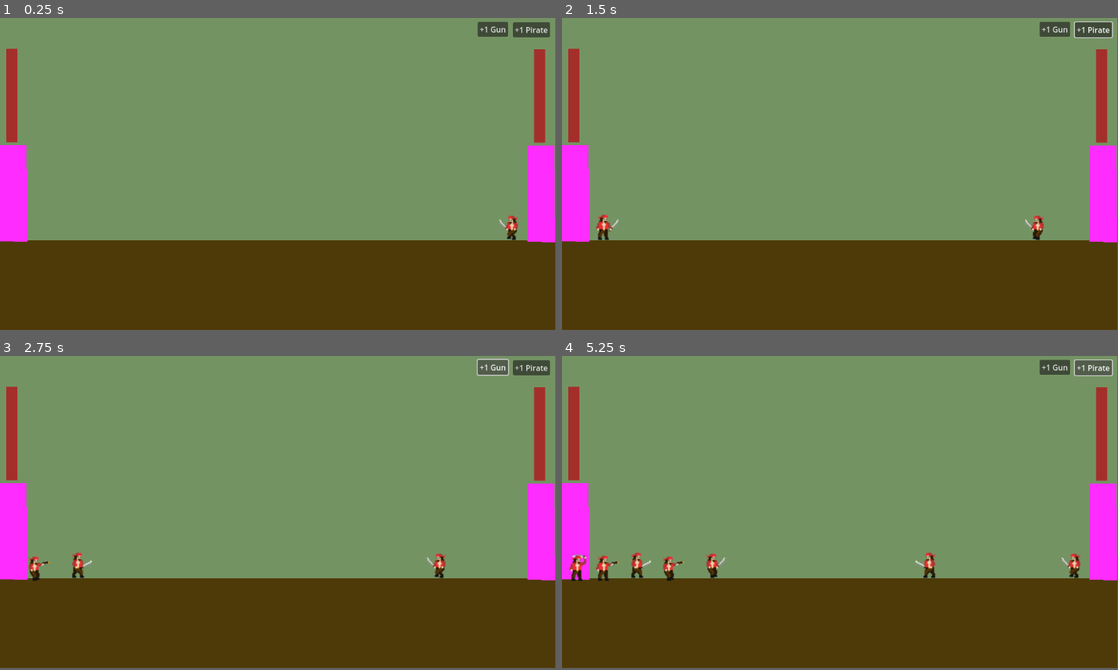
Above: before the commit, frames 1-4 (two rows, left to right).
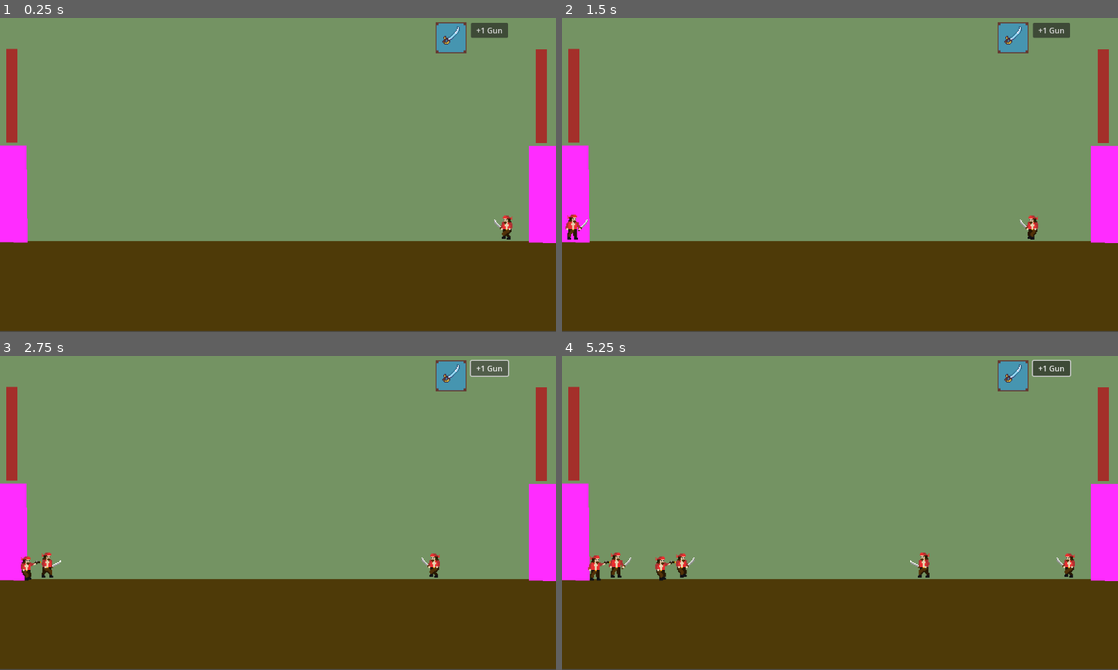
Above: after the commit, the same moments.

Repository: Krayorn/age-of-war
Game: Godot game, scene res://World/World.tscn
Same seed, same stepped clock (60 frames per second), same inputs: the game is played once before the commit and once after it.
Inputs (mouse positions are in pixels of both pictures, inside the frame that each line leads up to):
- Up to frame 1 (0.25 s): no input
- Up to frame 2 (1.5 s): click (1095, 30) at 0.5 s, where only the run before the commit has a clickable "+1 Pirate"; click (1012, 36) at 1.27 s
- Up to frame 3 (2.75 s): click "+1 Gun" at 2 s
- Up to frame 4 (5.25 s): click (1095, 368) at 2.75 s, where only the run before the commit has a clickable "+1 Pirate"; click (1012, 374) at 3.52 s; click "+1 Gun" at 4.25 s; click (1095, 368) at 5 s, where only the run before the commit has a clickable "+1 Pirate"
In our replay, the window is 799x449 before the commit and 800x452 after it. These sizes can differ from the game's own. Grey fills any space a smaller window leaves; there, only what the larger window draws over its background counts as a difference.

The runs differ from the first frame. In frame 1, 2.2% of the frame differs, in the area x 0-100%, y 0-100%; in frame 2, 2.6%; in frame 3, 2.7%; in frame 4, 3.7%.

Commit message:
button interface + clean pixel art + better collision logic

Diff:
--- a/HUD/RangeSpawner.tscn
+++ /dev/null
@@ -1,9 +0,0 @@
-[gd_scene load_steps=2 format=3 uid="uid://q3p6g7t7tylq"]
-
-[ext_resource type="Script" uid="uid://dk4xssf408hqc" path="res://HUD/range_spawner.gd" id="1_tel2p"]
-
-[node name="UnitSpawner" type="Button"]
-text = "+1 Gun"
-script = ExtResource("1_tel2p")
-
-[connection signal="pressed" from="." to="." method="_on_pressed"]
--- a/HUD/range_spawner.gd
+++ /dev/null
@@ -1,6 +0,0 @@
-extends Button
-
-signal spawn_pirate_gun
-
-func _on_pressed() -> void:
-	emit_signal("spawn_pirate_gun")
--- a/HUD/unit_spawner.gd
+++ b/HUD/unit_spawner.gd
@@ -1,6 +1,6 @@
 extends Button
 
-signal spawn_pirate
+signal spawn_unit
 
 func _on_pressed() -> void:
-	emit_signal("spawn_pirate")
+	emit_signal("spawn_unit")
--- a/Units/Pirate.tscn
+++ b/Units/Pirate.tscn
@@ -103,24 +103,24 @@
 script = ExtResource("1_61fmc")
 
 [node name="CollisionShape2D" type="CollisionShape2D" parent="."]
-position = Vector2(15.5, -28.5)
+position = Vector2(0, -32)
 shape = SubResource("RectangleShape2D_da46e")
 
 [node name="Hitbox" type="Area2D" parent="."]
-position = Vector2(41, -31)
+position = Vector2(32, -31)
 collision_mask = 7
 
 [node name="CollisionShape2D" type="CollisionShape2D" parent="Hitbox"]
-position = Vector2(7, 0)
 shape = SubResource("CircleShape2D_61fmc")
 
 [node name="AttackTimer" type="Timer" parent="."]
 one_shot = true
 
 [node name="animation" type="AnimatedSprite2D" parent="."]
-position = Vector2(17, -25)
+position = Vector2(0, -27)
 scale = Vector2(2, 2)
 sprite_frames = SubResource("SpriteFrames_lr8yu")
-animation = &"waiting_attack"
+animation = &"idle"
+frame_progress = 0.8835806
 
 [connection signal="timeout" from="AttackTimer" to="." method="_on_attack_timer_timeout"]
--- a/Units/PirateGun.tscn
+++ b/Units/PirateGun.tscn
@@ -1,8 +1,10 @@
-[gd_scene load_steps=14 format=3 uid="uid://bfud1ldvrk21k"]
+[gd_scene load_steps=23 format=3 uid="uid://bfud1ldvrk21k"]
 
 [ext_resource type="Texture2D" uid="uid://daogutjmqiq51" path="res://assets/PirateGunWalk.png" id="1_gbcmk"]
 [ext_resource type="Script" uid="uid://dsjjc4wd3e36h" path="res://Units/pirate_gun.gd" id="1_rfy7y"]
-[ext_resource type="Texture2D" uid="uid://bjql3j56eck61" path="res://assets/PirateSlash.png" id="2_maod6"]
+[ext_resource type="Texture2D" uid="uid://c013pgjn7f5or" path="res://assets/RangeShoot.png" id="2_maod6"]
+[ext_resource type="Texture2D" uid="uid://7e4ljlw1xsr2" path="res://assets/RangeWalk.png" id="3_maod6"]
+[ext_resource type="Texture2D" uid="uid://bjql3j56eck61" path="res://assets/PirateSlash.png" id="3_nvllp"]
 
 [sub_resource type="RectangleShape2D" id="RectangleShape2D_da46e"]
 size = Vector2(39, 63)
@@ -11,7 +13,19 @@
 size = Vector2(25.994286, 25.067146)
 
 [sub_resource type="RectangleShape2D" id="RectangleShape2D_mkf3c"]
-size = Vector2(196.00502, 25.156788)
+size = Vector2(162.01273, 25.156788)
+
+[sub_resource type="AtlasTexture" id="AtlasTexture_maod6"]
+atlas = ExtResource("2_maod6")
+region = Rect2(32, 0, 32, 32)
+
+[sub_resource type="AtlasTexture" id="AtlasTexture_xlusj"]
+atlas = ExtResource("3_nvllp")
+region = Rect2(0, 0, 32, 32)
+
+[sub_resource type="AtlasTexture" id="AtlasTexture_gicnd"]
+atlas = ExtResource("3_nvllp")
+region = Rect2(32, 0, 32, 32)
 
 [sub_resource type="AtlasTexture" id="AtlasTexture_epckm"]
 atlas = ExtResource("2_maod6")
@@ -21,24 +35,59 @@
 atlas = ExtResource("2_maod6")
 region = Rect2(32, 0, 32, 32)
 
-[sub_resource type="AtlasTexture" id="AtlasTexture_mkf3c"]
+[sub_resource type="AtlasTexture" id="AtlasTexture_v3xmr"]
 atlas = ExtResource("1_gbcmk")
 region = Rect2(0, 0, 32, 32)
 
-[sub_resource type="AtlasTexture" id="AtlasTexture_maod6"]
+[sub_resource type="AtlasTexture" id="AtlasTexture_gp2fj"]
 atlas = ExtResource("1_gbcmk")
 region = Rect2(32, 0, 32, 32)
 
-[sub_resource type="AtlasTexture" id="AtlasTexture_rfy7y"]
+[sub_resource type="AtlasTexture" id="AtlasTexture_54plj"]
 atlas = ExtResource("1_gbcmk")
 region = Rect2(64, 0, 32, 32)
 
-[sub_resource type="AtlasTexture" id="AtlasTexture_nvllp"]
+[sub_resource type="AtlasTexture" id="AtlasTexture_ywqlh"]
 atlas = ExtResource("1_gbcmk")
 region = Rect2(96, 0, 32, 32)
 
+[sub_resource type="AtlasTexture" id="AtlasTexture_rfy7y"]
+atlas = ExtResource("3_maod6")
+region = Rect2(0, 0, 32, 32)
+
+[sub_resource type="AtlasTexture" id="AtlasTexture_wahqs"]
+atlas = ExtResource("3_maod6")
+region = Rect2(96, 0, 32, 32)
+
+[sub_resource type="AtlasTexture" id="AtlasTexture_djbdl"]
+atlas = ExtResource("3_maod6")
+region = Rect2(64, 0, 32, 32)
+
+[sub_resource type="AtlasTexture" id="AtlasTexture_nvllp"]
+atlas = ExtResource("3_maod6")
+region = Rect2(32, 0, 32, 32)
+
 [sub_resource type="SpriteFrames" id="SpriteFrames_gbcmk"]
 animations = [{
+"frames": [{
+"duration": 1.0,
+"texture": SubResource("AtlasTexture_maod6")
+}],
+"loop": true,
+"name": &"idle",
+"speed": 5.0
+}, {
+"frames": [{
+"duration": 1.0,
+"texture": SubResource("AtlasTexture_xlusj")
+}, {
+"duration": 1.0,
+"texture": SubResource("AtlasTexture_gicnd")
+}],
+"loop": false,
+"name": &"melee",
+"speed": 5.0
+}, {
 "frames": [{
 "duration": 1.0,
 "texture": SubResource("AtlasTexture_epckm")
@@ -47,24 +96,41 @@
 "texture": SubResource("AtlasTexture_h58j6")
 }],
 "loop": false,
-"name": &"melee",
+"name": &"shoot",
 "speed": 5.0
 }, {
 "frames": [{
 "duration": 1.0,
-"texture": SubResource("AtlasTexture_mkf3c")
+"texture": SubResource("AtlasTexture_v3xmr")
 }, {
 "duration": 1.0,
-"texture": SubResource("AtlasTexture_maod6")
+"texture": SubResource("AtlasTexture_gp2fj")
 }, {
+"duration": 1.0,
+"texture": SubResource("AtlasTexture_54plj")
+}, {
+"duration": 1.0,
+"texture": SubResource("AtlasTexture_ywqlh")
+}],
+"loop": true,
+"name": &"walk",
+"speed": 5.0
+}, {
+"frames": [{
 "duration": 1.0,
 "texture": SubResource("AtlasTexture_rfy7y")
 }, {
 "duration": 1.0,
+"texture": SubResource("AtlasTexture_wahqs")
+}, {
+"duration": 1.0,
+"texture": SubResource("AtlasTexture_djbdl")
+}, {
+"duration": 1.0,
 "texture": SubResource("AtlasTexture_nvllp")
 }],
-"loop": true,
-"name": &"walk",
+"loop": false,
+"name": &"walk_and_shoot",
 "speed": 5.0
 }]
 
@@ -74,34 +140,34 @@
 script = ExtResource("1_rfy7y")
 
 [node name="CollisionShape2D" type="CollisionShape2D" parent="."]
-position = Vector2(15.5, -28.5)
+position = Vector2(0, -31)
 shape = SubResource("RectangleShape2D_da46e")
 
 [node name="Hitbox" type="Area2D" parent="."]
-position = Vector2(41, -31)
+position = Vector2(33, -31)
 rotation = -0.0028006176
 
 [node name="CollisionShape2D" type="CollisionShape2D" parent="Hitbox"]
-position = Vector2(10.960743, 2.5335846)
+position = Vector2(-9.536743e-07, 0)
 shape = SubResource("RectangleShape2D_rfy7y")
 
 [node name="RangeHitbox" type="Area2D" parent="."]
-position = Vector2(81.913025, -62.1147)
+position = Vector2(129, -31)
 rotation = -0.005601235
 scale = Vector2(0.99999994, 0.99999994)
 
 [node name="CollisionShape2D" type="CollisionShape2D" parent="RangeHitbox"]
-position = Vector2(83.900185, 33.585175)
+position = Vector2(0, 1.9073486e-06)
 shape = SubResource("RectangleShape2D_mkf3c")
 
 [node name="AttackTimer" type="Timer" parent="."]
 one_shot = true
 
 [node name="animation" type="AnimatedSprite2D" parent="."]
-position = Vector2(17, -25)
+position = Vector2(0, -27)
 scale = Vector2(2, 2)
 sprite_frames = SubResource("SpriteFrames_gbcmk")
-animation = &"melee"
+animation = &"walk_and_shoot"
 
 [connection signal="timeout" from="AttackTimer" to="." method="_on_attack_timer_timeout"]
 [connection signal="animation_finished" from="animation" to="." method="_on_animation_animation_finished"]
--- a/Units/enemy.gd
+++ b/Units/enemy.gd
@@ -30,7 +30,7 @@
 
 	if side == -1:
 		$animation.flip_h = true
-		hitbox.position.x = -26
+		hitbox.position.x *= -1
 
 func _physics_process(_delta: float) -> void:
 	velocity = Vector2.RIGHT * SPEED * side
--- a/Units/pirate_gun.gd
+++ b/Units/pirate_gun.gd
@@ -1,7 +1,7 @@
 extends UnitBase
 
 var animationAttackMelee = "melee"
-
+var animationAttackRangeWalk = "walk_and_shoot"
 @onready var rangeHitbox := $RangeHitbox
 
 func _ready():
@@ -9,10 +9,10 @@
 	health = 30
 	damage = 10
 
-	animationIdle = "walk"
+	animationIdle = "idle"
 	animationWalk = "walk"
-	animationAttack = "melee"
-	animationWaitingAttack = "walk"
+	animationAttack = "shoot"
+	animationWaitingAttack = "idle"
 
 	if side == 1:
 		rangeHitbox.collision_mask = 1 | 2
@@ -48,18 +48,31 @@
 			melee_attack(enemy_in_melee)
 		return
 
+	var was_blocked = move_and_slide()
 	if enemy_in_range:
 		if !cooldown:
-			range_attack(enemy_in_range)
+			range_attack(enemy_in_range, was_blocked)
+			return
 
 	if !cooldown:
 		$animation.play(animationWalk)
-	move_and_slide()
 
 func melee_attack(body):
 	attack(body)
 	$animation.play(animationAttackMelee)
 
-func range_attack(body):
+func range_attack(body, not_moving):
 	attack(body)
-	$animation.play(animationAttack)
+	if not_moving:
+		$animation.play(animationAttack)
+	else:
+		$animation.play(animationAttackRangeWalk)
+
+func _on_animation_finished() -> void:
+	if attack_target:
+		if $animation.animation == animationAttack or $animation.animation == animationAttackMelee or $animation.animation == animationAttackRangeWalk:
+			if is_instance_valid(attack_target) and attack_target.has_method("get_hurt"):
+				print("damage")
+				attack_target.get_hurt(damage)
+			attack_target = null
+			$animation.play(animationWaitingAttack)
--- a/World/World.tscn
+++ b/World/World.tscn
@@ -1,17 +1,26 @@
-[gd_scene load_steps=6 format=3 uid="uid://bumx21n4k1vti"]
+[gd_scene load_steps=7 format=3 uid="uid://bumx21n4k1vti"]
 
 [ext_resource type="Script" uid="uid://cfdmd4efpgxmy" path="res://World/world.gd" id="1_il6x7"]
 [ext_resource type="PackedScene" uid="uid://bfl0puvwvwax1" path="res://World/Base.tscn" id="2_y6flb"]
 [ext_resource type="PackedScene" uid="uid://cb70m3kpoi1p4" path="res://HUD/UnitSpawner.tscn" id="3_mlekv"]
-[ext_resource type="PackedScene" uid="uid://q3p6g7t7tylq" path="res://HUD/RangeSpawner.tscn" id="4_il6x7"]
+[ext_resource type="Texture2D" uid="uid://bekpkdu4dgp6j" path="res://assets/UI/melee.png" id="4_il6x7"]
 
 [sub_resource type="WorldBoundaryShape2D" id="WorldBoundaryShape2D_cmany"]
 distance = -25.0
+
+[sub_resource type="StyleBoxEmpty" id="StyleBoxEmpty_il6x7"]
 
 [node name="World" type="Node2D"]
 script = ExtResource("1_il6x7")
 metadata/_edit_vertical_guides_ = [65.0, 1155.0, 1158.0]
 metadata/_edit_horizontal_guides_ = [640.0, 641.0]
+
+[node name="Camera2D" type="Camera2D" parent="."]
+position = Vector2(574, 324)
+limit_left = 0
+limit_top = 0
+limit_right = 1150
+limit_bottom = 650
 
 [node name="ColorRect" type="ColorRect" parent="."]
 offset_right = 1152.0
@@ -47,20 +56,31 @@
 [node name="AISpawnTimer" type="Timer" parent="."]
 wait_time = 5.0
 
-[node name="UnitSpawner" parent="." instance=ExtResource("3_mlekv")]
-offset_left = 1064.0
-offset_top = 9.0
-offset_right = 1141.0
-offset_bottom = 40.0
+[node name="CanvasLayer" type="CanvasLayer" parent="."]
 
-[node name="UnitSpawner2" parent="." instance=ExtResource("4_il6x7")]
-offset_left = 991.0
-offset_top = 8.0
-offset_right = 1054.0
-offset_bottom = 39.0
+[node name="Spawner" type="Node" parent="CanvasLayer"]
+
+[node name="SpawnMelee" parent="CanvasLayer/Spawner" instance=ExtResource("3_mlekv")]
+offset_left = 893.0
+offset_top = 1.0
+offset_right = 933.0
+offset_bottom = 41.0
+scale = Vector2(2, 2)
+theme_override_colors/icon_pressed_color = Color(0.27450982, 0.58431375, 0.6901961, 0.78431374)
+theme_override_styles/focus = SubResource("StyleBoxEmpty_il6x7")
+text = ""
+icon = ExtResource("4_il6x7")
+flat = true
+
+[node name="SpawnRange" parent="CanvasLayer/Spawner" instance=ExtResource("3_mlekv")]
+offset_left = 974.0
+offset_top = 10.0
+offset_right = 1051.0
+offset_bottom = 41.0
+text = "+1 Gun"
 
 [connection signal="base_dead" from="PlayerBase" to="." method="_on_player_base_base_dead"]
 [connection signal="base_dead" from="AIBase" to="." method="_on_ai_base_base_dead"]
 [connection signal="timeout" from="AISpawnTimer" to="." method="_on_ai_spawn_timer_timeout"]
-[connection signal="spawn_pirate" from="UnitSpawner" to="." method="_on_unit_spawner_spawn_pirate"]
-[connection signal="spawn_pirate_gun" from="UnitSpawner2" to="." method="_on_unit_spawner_2_spawn_pirate_gun"]
+[connection signal="spawn_unit" from="CanvasLayer/Spawner/SpawnMelee" to="." method="_on_spawn_melee_spawn_unit"]
+[connection signal="spawn_unit" from="CanvasLayer/Spawner/SpawnRange" to="." method="_on_spawn_range_spawn_unit"]
--- a/World/world.gd
+++ b/World/world.gd
@@ -5,12 +5,12 @@
 func _ready() -> void:
 	ai_strategy()
 
-func _on_unit_spawner_spawn_pirate() -> void:
+func _on_spawn_melee_spawn_unit() -> void:
 	var unit = preload("res://Units/Pirate.tscn").instantiate()
 	unit.side = 1
 	spawn(unit)
 
-func _on_unit_spawner_2_spawn_pirate_gun() -> void:
+func _on_spawn_range_spawn_unit() -> void:
 	var unit = preload("res://Units/PirateGun.tscn").instantiate()
 	unit.side = 1
 	spawn(unit)
--- a/project.godot
+++ b/project.godot
@@ -15,11 +15,19 @@
 config/features=PackedStringArray("4.5", "GL Compatibility")
 config/icon="res://icon.svg"
 
+[display]
+
+window/size/viewport_width=1150
+window/size/viewport_height=650
+window/stretch/mode="viewport"
+window/stretch/aspect="expand"
+
 [dotnet]
 
 project/assembly_name="age-of-war"
 
 [rendering]
 
+textures/canvas_textures/default_texture_filter=0
 renderer/rendering_method="gl_compatibility"
 renderer/rendering_method.mobile="gl_compatibility"
Not shown, removed: HUD/range_spawner.gd.uid
Binary file added: assets/RangeShoot.png
Not shown, added: assets/RangeShoot.png.import
Binary file added: assets/RangeWalk.png
Not shown, added: assets/RangeWalk.png.import
Binary file added: assets/UI/melee.png
Not shown, added: assets/UI/melee.png.import
